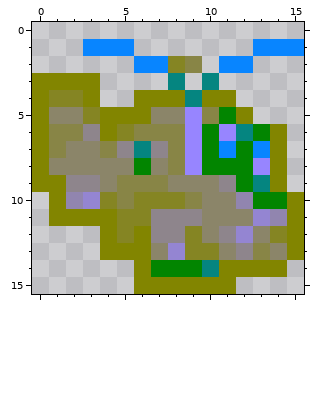
Edited in one commit: pixel-art sprite (images/battleanimations/FW_AHELI+mask.png). The picture above was drawn from the file before the commit.
The file is 16x16 pixels.
Now the later version:
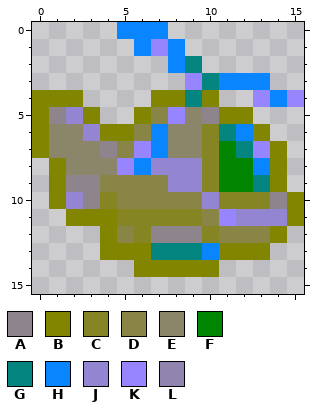
Palette (. is transparent): A #8e858c  B #828500  C #858523  D #888546  E #8b8569  F #028500  G #058580  H #0885ff  J #9485d2  K #9785ff  L #9185af
Changes in this commit:
Changed rows in their new state; - is an unchanged pixel.
first column x 0:
 0 -----HHH--------
 1 ---...HKH----...
 2 ------..HG-..---
 3 ....----.K-HHH--
 4 -BB.--.----.-KHK
 5 -AJB..-DKEAB----
 6 -EEJ-B-HEECGHB.-
 7 -E--ADKHEECFGK--
 8 .B---KHJJJC--H--
 9 .---D---JJCF----
10 --JA--DDD-JCCCA-
11 -.-----CCCDKJ-J-
12 -----DC--ACDDDB.
13 -------GGGHBBB..
14 -------BBBB....-
15 ------......----
Boxes around the changes in both pictures, in picture pixels (x1, y1, x2, y2):
changed: (32, 22, 304, 294)
